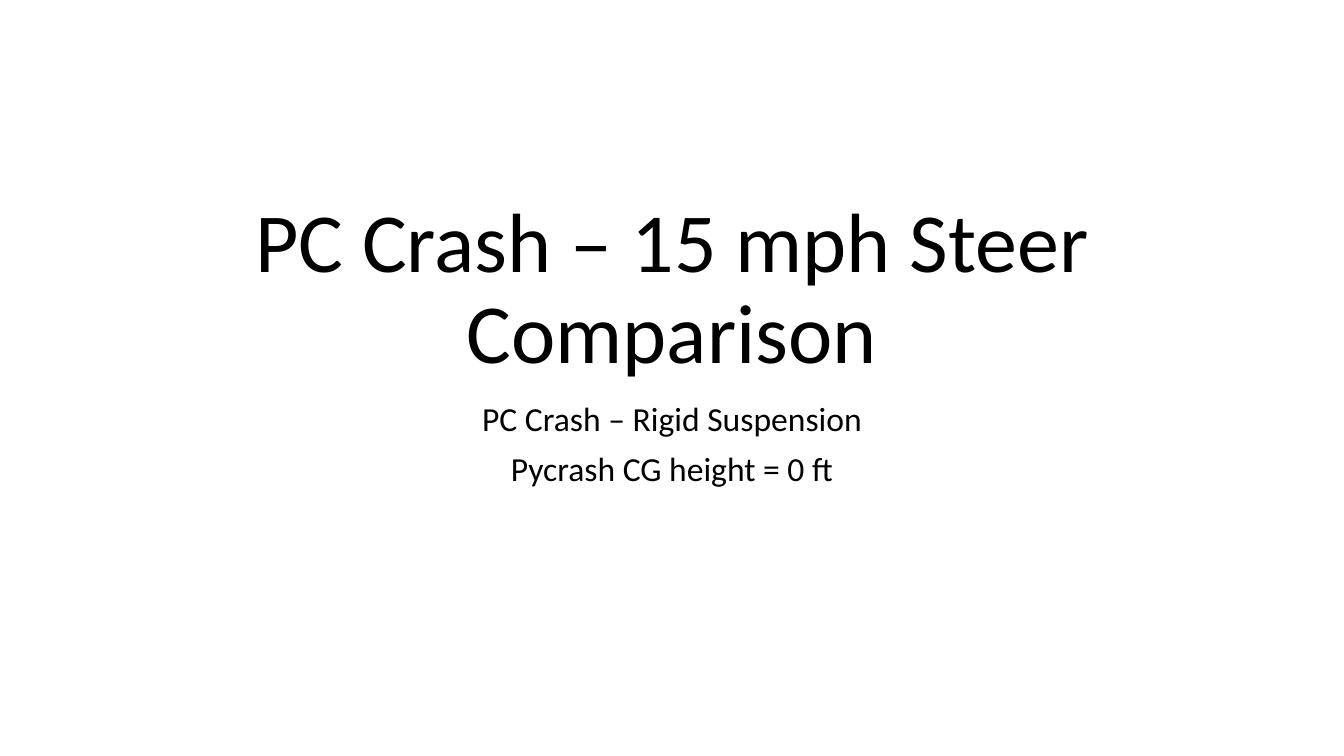
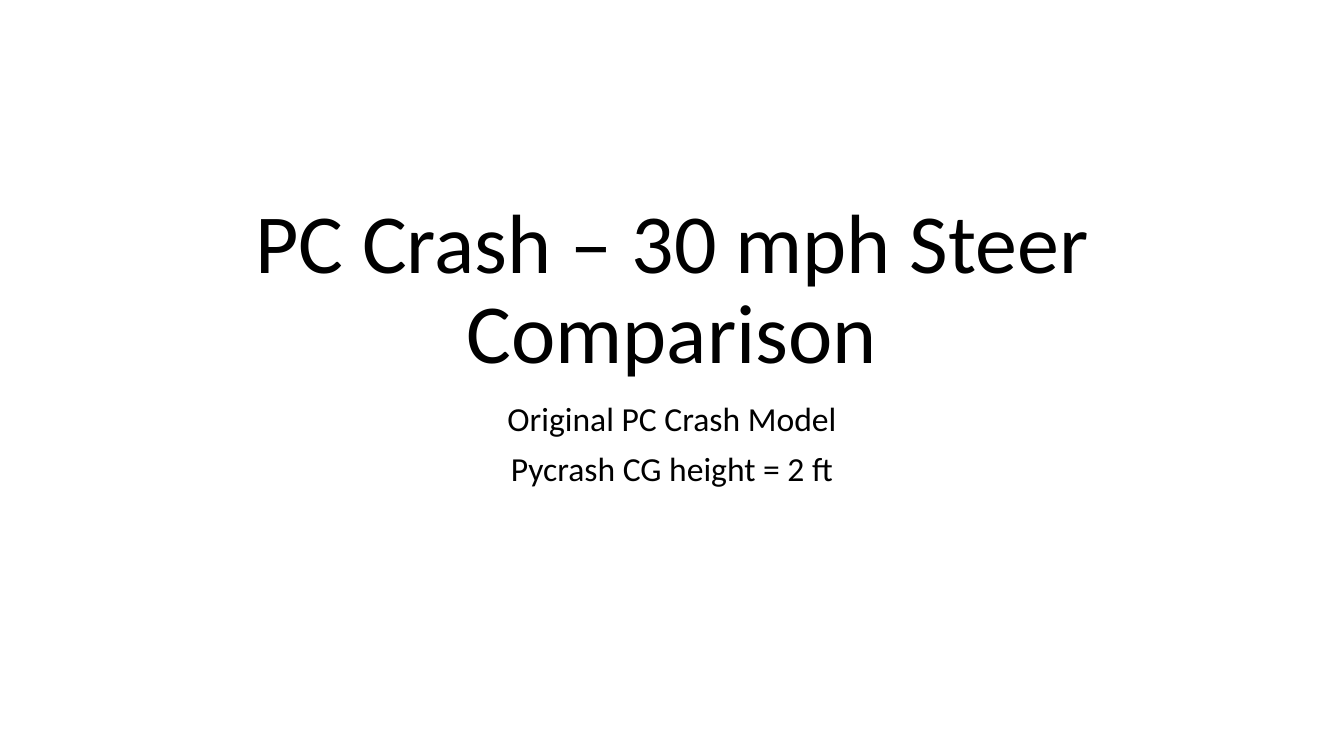
Before and after one commit to joe-cormier/pycrash, a slide deck: slide 11 of projects/validation - single vehicle motion/reports/Pycrash Results 15 mph steer.pptx (slide 13 before the commit). Drawn at 1344x756 pixels with LibreOffice and Linux fonts; fonts in the diff are those of the drawing. Boxes give left, top, right and bottom in pixels: in the first picture for what was removed or moved away, otherwise in the second. Text is boxed around its words. In the diff, an @@ line names an element or a change of style, - is before the commit and + after.

Commit message:
ackerman steering effects added

```diff
--- a/projects/validation - single vehicle motion/reports/Pycrash Results 15 mph steer.pptx
+++ b/projects/validation - single vehicle motion/reports/Pycrash Results 15 mph steer.pptx
@@ text at (x1=255, y1=214, x2=1089, y2=377): text changed @@
-PC Crash – 15 mph Steer Comparison
+PC Crash – 30 mph Steer Comparison
@@ text at (x1=507, y1=407, x2=836, y2=487): text changed @@
-PC Crash – Rigid Suspension
-Pycrash CG height = 0 ft
+Original PC Crash Model
+Pycrash CG height = 2 ft
```
Also in this commit, not shown: 9 slides added, 10 slides removed, 3 other files.
